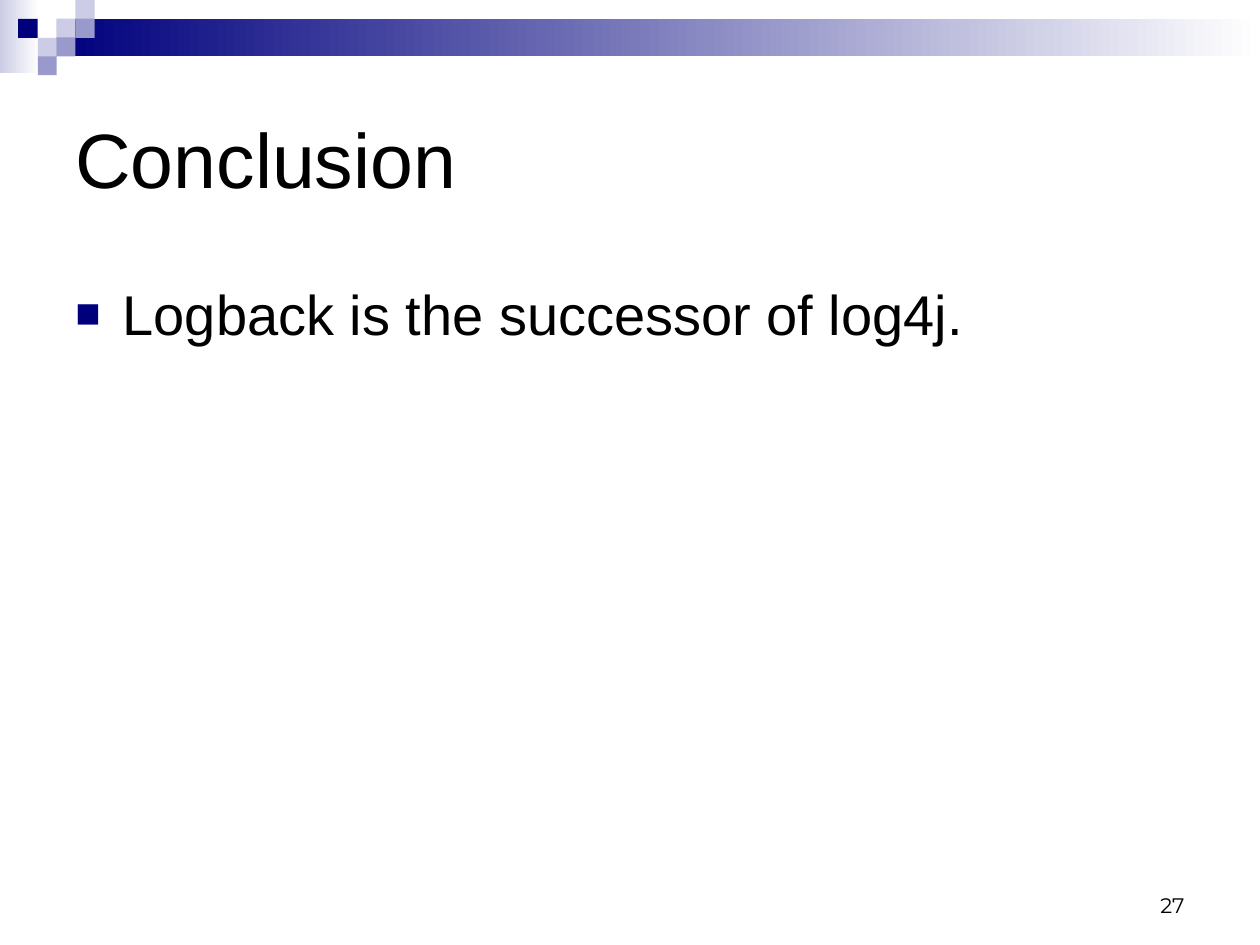
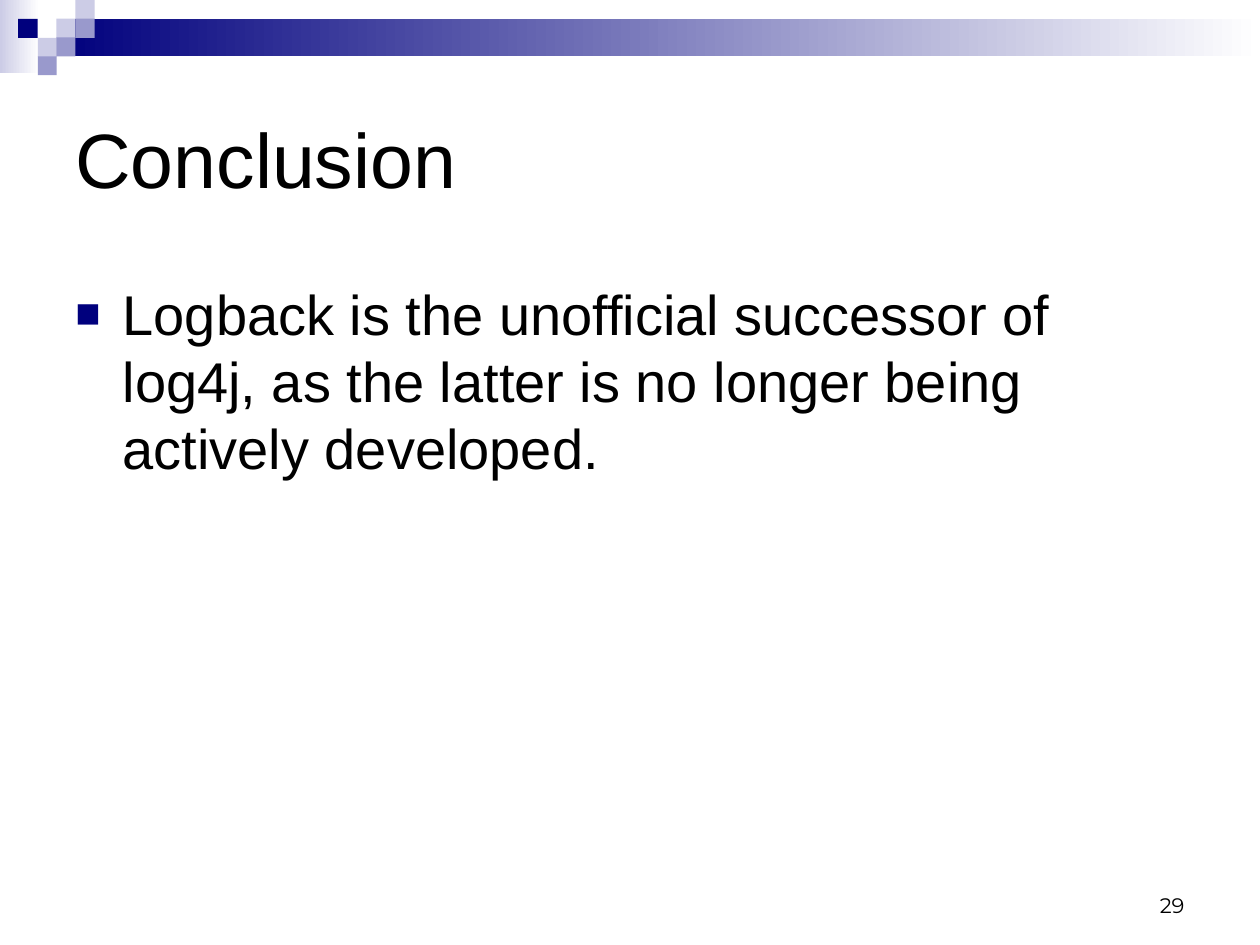
Before and after one commit to qos-ch/logback, a slide deck: slide 29 of logback-site/src/site/resources/logback.ppt (slide 27 before the commit). Drawn at 1260x945 pixels with LibreOffice and Linux fonts; fonts in the diff are those of the drawing. Boxes give left, top, right and bottom in pixels: in the first picture for what was removed or moved away, otherwise in the second. Text is boxed around its words. In the diff, an @@ line names an element or a change of style, - is before the commit and + after.

Commit message:
updated to the logback presentation

```diff
--- a/logback-site/src/site/resources/logback.ppt
+++ b/logback-site/src/site/resources/logback.ppt
@@ text at (123,294,1049,480): text changed @@
-■ Logback is the successor of log4j.
+■ Logback is the unofficial successor of log4j, as the latter is no longer being actively developed.
@@ page number at (1160,898,1185,913): text changed @@
-27
+29
```
Also in this commit, not shown: 3 other slides changed, 2 slides added.
